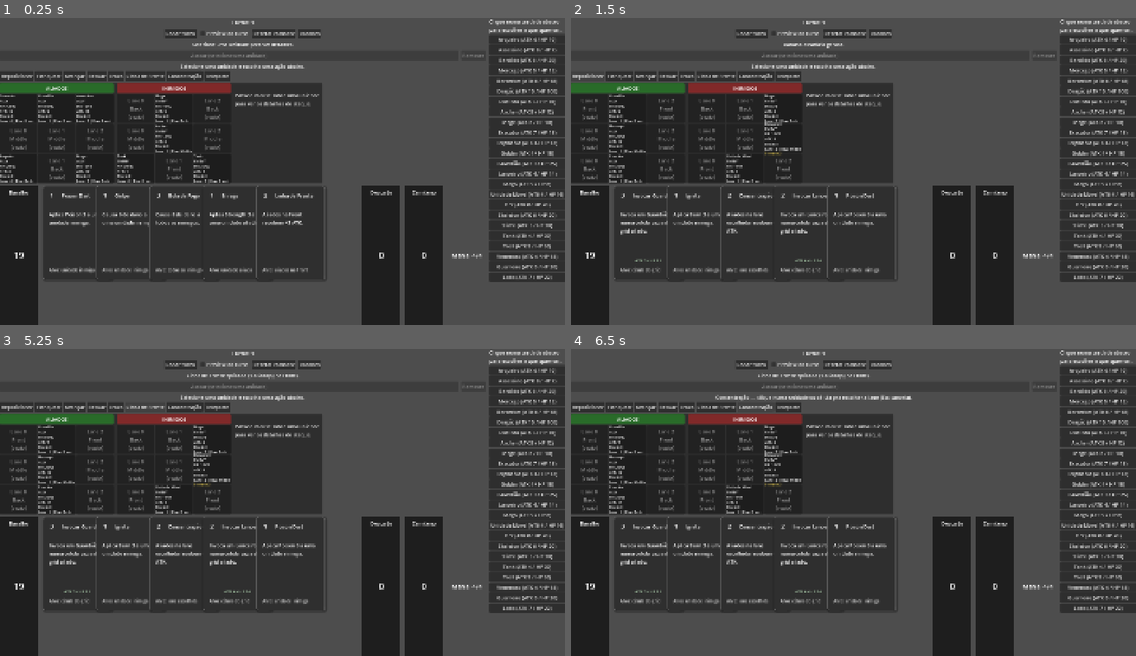
Above: before the commit, frames 1-4 (two rows, left to right).
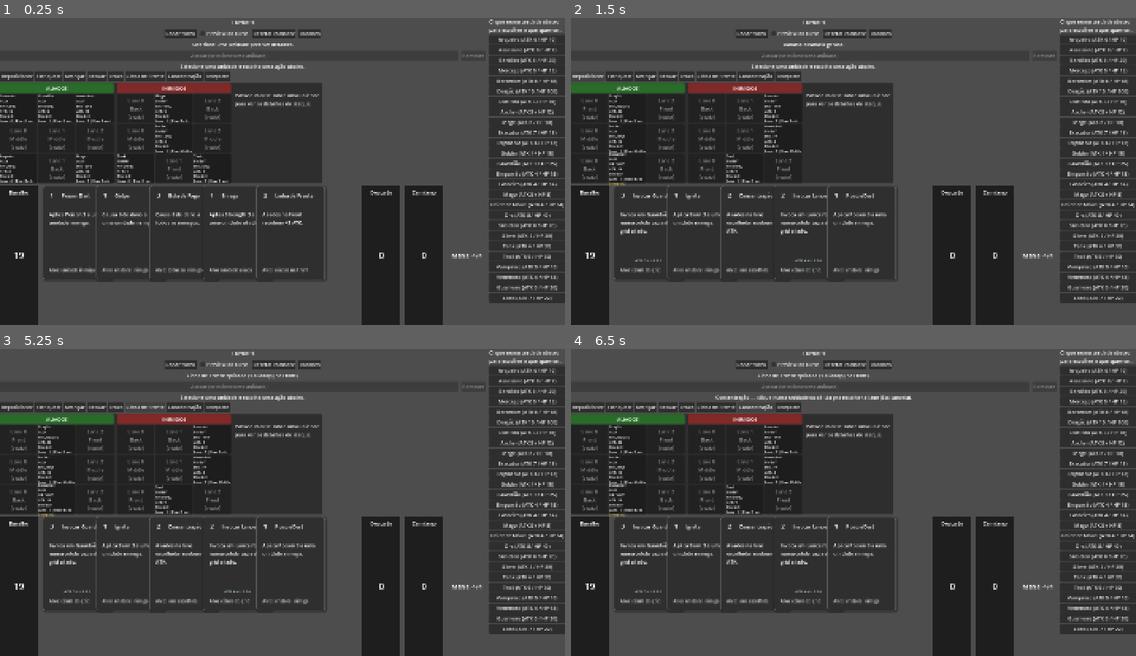
Above: after the commit, the same moments.

Repository: felippe-miguel/be-card
Game: Godot game, scene res://scenes/game.tscn
The game is run twice, just before and just after one commit, with the same random seed, the same clock (stepped at 60 frames per second) and the same inputs.
Inputs:
- Up to frame 1 (0.25 s): no input
- Up to frame 2 (1.5 s): click "Random" at 0.5 s; click "Reposicionar" at 1.25 s
- Up to frame 3 (5.25 s): click "Flanquear" at 2 s; click "Avançar" at 2.75 s; click "Recuar" at 3.5 s; click "Troca" at 4.25 s; click "Linha de Frente" at 5 s
- Up to frame 4 (6.5 s): click "Concentração" at 5.75 s

The runs differ from the first frame. In frame 1, 1.7% of the frame differs, in the area x 86-100%, y 50-93%; in frame 2, 2.3%; in frame 3, 2.3%, in the area x 6-100%, y 24-93%; in frame 4, 2.3%.

Commit message:
feat(combat): efeitos de ataque/contato (Etapa 3 do plano de mecanicas)
Completa o vocabulario de efeitos que um ON_HIT pode disparar, sem
precisar codificar nada especifico dentro da unidade (docs/
MECHANICS_EXECUTION_PLAN.md Etapa 3).

- BattleState.execute_unit_attack(): mede o dano liquido de cada
  acerto (hp antes/depois) e passa damage_dealt no contexto do
  on_hit -- necessario pra triggers que reagem a quantidade real de
  dano causada, nao ao ATK bruto (Vampirico).
- BattleState.execute_trigger_effect(): novo efeito 'move' (usa
  BattleFloor.move_unit() direto, que ja recusa sozinho sair do grid
  ou cair em celula ocupada -- Empurrao/Knockback, sem mecanica de
  movimento nova) e resolucao de 'amount': 'damage_dealt' pro valor
  real do contexto.
- EffectSystem.apply_basic_effect(): novos efeitos remove_status (um
  status especifico, diferente de cleanse) e modify_attack (o
  modificador ad-hoc que ja existia, agora tambem disponivel como
  efeito de trigger/carta).
- Conteudo de teste: Vampirico (on_hit -> cura pelo dano causado) e
  Empurrao (on_hit -> empurra o alvo 1 row pra tras). Venenoso
  (Etapa 2) ja cobria ataque+status; Piercing ja existe (Lanceiro) --
  nenhum dos dois precisou de conteudo novo.

Corrige tambem um bug de verdade encontrado durante o playtest: o
preview de turno (simulate_full_turn) procurava a unidade prevista
pela posicao de ANTES do turno, entao uma unidade empurrada pelo
Knockback durante a propria simulacao 'sumia' da posicao esperada e
era mostrada como morta, mesmo sobrevivendo (as vezes ate curada ao
maximo, no caso do Vampirico). Troca a busca por posicao por uma
identidade direta (simulation_origin_map: unidade real -> clone
correspondente), imune a qualquer movimento que aconteca durante o
proprio turno simulado.

Tambem corrige um crash: comparar 'amount' (sempre float, vindo do
JSON) com a string 'damage_dealt' via == lanca 'Invalid operands
float and String' no GDScript em vez de dar false -- qualquer trigger
com amount numerico (Duelista, Executor, etc.) crashava ao passar por
execute_trigger_effect(). Corrigido checando typeof() antes de
comparar.

Validado com smoke tests headless (efeitos basicos, knockback contra
a borda do grid, remove_status/modify_attack, e o cenario exato do
bug do preview) alem do --check-only de carregamento.

Diff:
--- /dev/null
+++ b/data/units/knockback.json
@@ -0,0 +1,10 @@
+{
+  "id": "knockback",
+  "name": "Empurrão",
+  "max_hp": 15,
+  "attack": 4,
+  "attack_pattern": "lane_front",
+  "triggers": [
+    { "event": "on_hit", "effect": { "type": "move", "target": "trigger_target", "row_delta": 1 } }
+  ]
+}
--- /dev/null
+++ b/data/units/vampiric.json
@@ -0,0 +1,10 @@
+{
+  "id": "vampiric",
+  "name": "Vampírico",
+  "max_hp": 16,
+  "attack": 5,
+  "attack_pattern": "lane_front",
+  "triggers": [
+    { "event": "on_hit", "effect": { "type": "heal", "target": "self", "amount": "damage_dealt" } }
+  ]
+}
--- a/scripts/battle_state.gd
+++ b/scripts/battle_state.gd
@@ -13,6 +13,16 @@
 ## MECHANICS_EXECUTION_PLAN.md Etapa 2). Nunca true fora de
 ## clone_for_simulation().
 var suppress_events: bool = false
+
+## Preenchido só num clone criado por clone_for_simulation() (Unit real do
+## BattleState original -> Unit clone correspondente neste). Ver
+## simulate_full_turn() — desde que efeitos de trigger podem mover uma
+## unidade durante o próprio turno simulado (Empurrão — docs/
+## MECHANICS_EXECUTION_PLAN.md Etapa 3), procurar o clone pela POSIÇÃO
+## real (lane/row de antes do turno) não é confiável: a unidade pode não
+## estar mais lá depois de ser empurrada, mesmo viva. Esta identidade
+## direta não depende de posição nenhuma.
+var simulation_origin_map: Dictionary = {}
 
 func _init(battle_definition: BattleDefinition, database: UnitDatabase) -> void:
 	unit_database = database
@@ -188,12 +198,24 @@
 	)
 
 	for target in targets:
+		## hp_before/depois mede o dano líquido (já descontado o block) que
+		## de fato chegou no alvo — usado por triggers ON_HIT que reagem à
+		## quantidade real de dano causada (ex.: Vampírico, "cura pelo dano
+		## causado" — docs/MECHANICS_EXECUTION_PLAN.md Etapa 3), não ao
+		## ATK bruto do atacante.
+		var hp_before = target.hp
+
 		unit.attack_unit(target)
+
+		var damage_dealt = hp_before - target.hp
 
 		## ON_HIT só ocorre quando existe contato/dano válido — aqui, pra
 		## cada alvo de verdade atingido (não pra ataques sem alvo, já
-		## cobertos pelo ON_ATTACK acima).
-		fire_event(unit, "on_hit", {"target": target})
+		## cobertos pelo ON_ATTACK acima). Funciona por alvo mesmo em
+		## ataques de área (attack_pattern_count > 1, ou padrões como
+		## primary_plus_adjacent_row): este for já resolve um alvo de cada
+		## vez.
+		fire_event(unit, "on_hit", {"target": target, "damage_dealt": damage_dealt})
 
 		if target.is_dead():
 			fire_event(unit, "on_kill", {"target": target})
@@ -300,42 +322,77 @@
 ## - "lane_enemies": inimigos (facção oposta à de context["faction"]) na
 ##   mesma lane de context["lane"] — usado por ON_DEATH (Explosive), cuja
 ##   posição vem de on_unit_died() (capturada antes da remoção do grid).
-## O efeito em si (damage/heal/block/apply_status/cleanse) é aplicado por
-## EffectSystem.apply_basic_effect() — reaproveitado também pelas cartas,
-## só a resolução de alvo muda entre os dois contextos.
+func resolve_trigger_targets(target_key: String, effect_owner: Unit, context: Dictionary) -> Array[Unit]:
+	match target_key:
+		"self":
+			return [effect_owner]
+
+		"trigger_target":
+			var context_target: Unit = context.get("target")
+
+			if context_target != null and not context_target.is_dead():
+				return [context_target]
+
+			return []
+
+		"lane_enemies":
+			var lane: int = context.get("lane", -1)
+			var faction: Unit.Faction = context.get("faction", effect_owner.faction)
+
+			if lane < 0:
+				return []
+
+			var opposite_faction = target_system.get_opposite_faction(faction)
+
+			return battlefield.get_floor(0).get_lane_units(opposite_faction, lane)
+
+		_:
+			print("Alvo de trigger desconhecido: ", target_key)
+			return []
+
+## Aplica o efeito de um trigger já com o alvo resolvido (ver
+## resolve_trigger_targets() acima). Dois efeitos merecem tratamento à
+## parte antes de cair no vocabulário genérico de EffectSystem.
+## apply_basic_effect() (docs/MECHANICS_EXECUTION_PLAN.md Etapa 3):
+## - "amount": "damage_dealt" é resolvido pro valor real de
+##   context["damage_dealt"] (Vampírico: "cura pelo dano causado", só
+##   disponível como contexto de ON_HIT — ver execute_unit_attack()).
+## - "move" não é um efeito básico (mexe em posição, não em stats) — usa
+##   BattleFloor.move_unit() direto, igual às cartas de movimento já
+##   fazem; move_unit() já recusa sozinho sair do grid ou cair numa célula
+##   ocupada (Knockback: empurra o alvo, sem mecânica de movimento nova).
 func execute_trigger_effect(effect_owner: Unit, effect: Dictionary, context: Dictionary) -> void:
 	if effect.is_empty():
 		return
 
-	var target_key: String = effect.get("target", "self")
-	var targets: Array[Unit] = []
-
-	match target_key:
-		"self":
-			targets = [effect_owner]
-
-		"trigger_target":
-			var context_target: Unit = context.get("target")
-
-			if context_target != null and not context_target.is_dead():
-				targets = [context_target]
-
-		"lane_enemies":
-			var lane: int = context.get("lane", -1)
-			var faction: Unit.Faction = context.get("faction", effect_owner.faction)
-
-			if lane >= 0:
-				var opposite_faction = target_system.get_opposite_faction(faction)
-
-				targets = battlefield.get_floor(0).get_lane_units(opposite_faction, lane)
-
-		_:
-			print("Alvo de trigger desconhecido: ", target_key)
+	var targets = resolve_trigger_targets(effect.get("target", "self"), effect_owner, context)
 
 	if targets.is_empty():
 		return
 
-	EffectSystem.apply_basic_effect(effect.get("type", ""), targets, effect)
+	var type: String = effect.get("type", "")
+
+	if type == "move":
+		var row_delta: int = effect.get("row_delta", 1)
+		var battle_floor = battlefield.get_floor(0)
+
+		for target in targets:
+			battle_floor.move_unit(target, target.lane, target.row + row_delta)
+
+		return
+
+	var resolved_effect = effect
+	var amount = effect.get("amount", null)
+
+	## Checa o tipo ANTES de comparar com a string "damage_dealt" — "amount"
+	## normalmente é um número (JSON sempre entrega float, mesmo pra
+	## valores inteiros), e comparar float == String com "==" lança "Invalid
+	## operands" no GDScript, em vez de simplesmente dar false.
+	if typeof(amount) == TYPE_STRING and amount == "damage_dealt":
+		resolved_effect = effect.duplicate()
+		resolved_effect["amount"] = context.get("damage_dealt", 0)
+
+	EffectSystem.apply_basic_effect(type, targets, resolved_effect)
 
 ## Preview do checkbox "Rodar turno" (ver Game.update_turn_preview()):
 ## simula execute_full_turn() num clone completo e isolado do estado
@@ -348,13 +405,18 @@
 	clone.execute_full_turn()
 
 	var predictions: Dictionary = {}
-	var real_floor = battlefield.get_floor(0)
-	var clone_floor = clone.battlefield.get_floor(0)
-
-	for unit in real_floor.get_units():
-		var clone_unit = clone_floor.get_unit_at(unit.faction, unit.lane, unit.row)
-
-		if clone_unit != null:
+
+	## Identidade direta (simulation_origin_map), não posição — um efeito
+	## de trigger pode mover a unidade DURANTE o próprio turno simulado
+	## (Empurrão — docs/MECHANICS_EXECUTION_PLAN.md Etapa 3), então a
+	## célula onde ela estava antes do turno pode não ter mais ninguém
+	## mesmo que a unidade tenha sobrevivido (só foi empurrada). Antes
+	## disso usava get_unit_at(faction, lane, row) e tratava "empurrada
+	## pra outra célula" como "morreu" por engano.
+	for unit in battlefield.get_floor(0).get_units():
+		var clone_unit: Unit = clone.simulation_origin_map.get(unit)
+
+		if clone_unit != null and not clone_unit.is_dead():
 			predictions[unit] = {"hp": clone_unit.hp, "block": clone_unit.block}
 
 	return predictions
@@ -396,6 +458,7 @@
 
 		clone_floor.place_unit_at(unit_clone, source_unit.lane, source_unit.row)
 		unit_clones.append(unit_clone)
+		clone.simulation_origin_map[source_unit] = unit_clone
 
 	## hp/block reais são copiados só depois de todo mundo posicionado,
 	## pra não serem sobrescritos pelo recálculo de aura que roda a cada
--- a/scripts/effect_system.gd
+++ b/scripts/effect_system.gd
@@ -70,8 +70,9 @@
 		" Row ", unit.row
 	)
 
-## Aplica um efeito básico (damage/heal/block/apply_status/cleanse) já
-## resolvido numa lista de alvos — reaproveitado tanto por execute_effect()
+## Aplica um efeito básico (damage/heal/block/apply_status/cleanse/
+## remove_status/modify_attack) já resolvido numa lista de alvos —
+## reaproveitado tanto por execute_effect()
 ## acima (alvos vêm do vocabulário de CARTA: selected_unit/all_enemies/
 ## all_allies) quanto por BattleState.execute_trigger_effect() (alvos vêm
 ## do vocabulário de EVENTO/TRIGGER: self/trigger_target/lane_enemies —
@@ -111,6 +112,24 @@
 			for target in targets:
 				target.clear_all_statuses()
 
+		## Etapa 3 (docs/MECHANICS_EXECUTION_PLAN.md) completa o vocabulário
+		## de efeitos: RemoveStatus (um status específico, diferente de
+		## Cleanse acima, que remove todos) e ModifyAttack (o modificador
+		## ad-hoc que já existia desde antes da Etapa 1 — ver Unit.
+		## modify_attack()), agora também disponível como efeito de
+		## trigger/carta.
+		"remove_status":
+			var status_id: String = effect.get("status", "")
+
+			for target in targets:
+				target.remove_status(status_id)
+
+		"modify_attack":
+			var amount = effect.get("amount", 0)
+
+			for target in targets:
+				target.modify_attack(amount)
+
 		_:
 			print("Efeito desconhecido: ", type)
 
